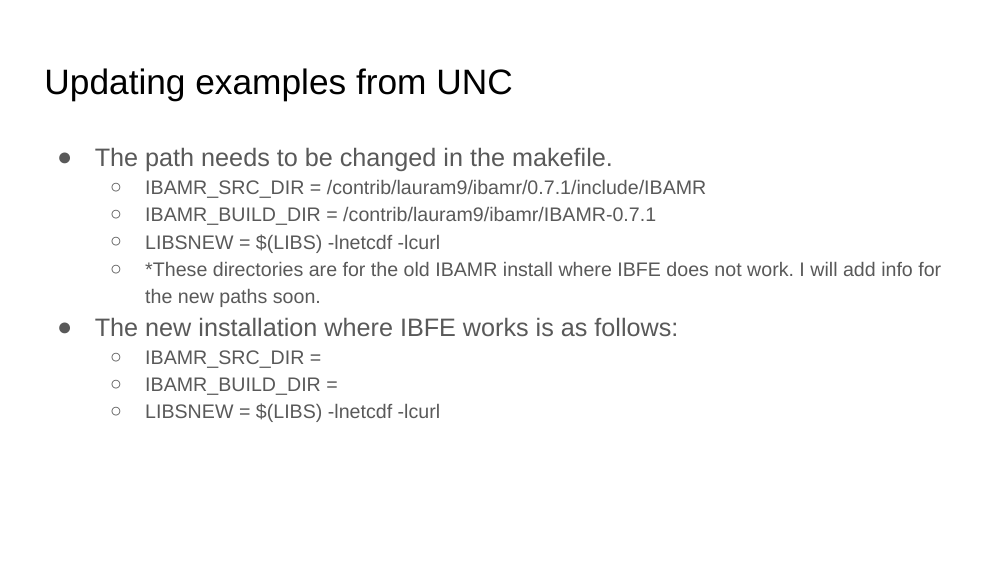
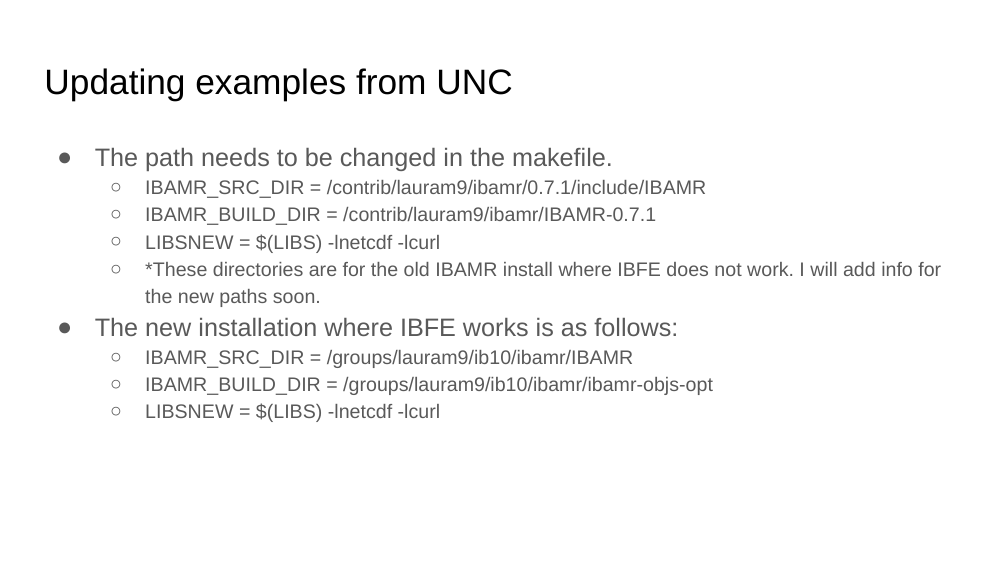
Before and after one commit to fairyflies9/IBAMR-Tutorials, a slide deck: slide 23 of UA Tutorials/UAClusterIb2dIBAMR.pptx. Drawn at 1008x567 pixels with LibreOffice and Linux fonts; fonts in the diff are those of the drawing. Boxes give left, top, right and bottom in pixels: in the first picture for what was removed or moved away, otherwise in the second. Text is boxed around its words. In the diff, an @@ line names an element or a change of style, - is before the commit and + after.

Commit message:
new path to IBAMR directory

```diff
--- a/UA Tutorials/UAClusterIb2dIBAMR.pptx
+++ b/UA Tutorials/UAClusterIb2dIBAMR.pptx
@@ text at bbox=[145, 350, 713, 395]: text changed @@
-  ○ IBAMR_SRC_DIR =
-  ○ IBAMR_BUILD_DIR =
+  ○ IBAMR_SRC_DIR = /groups/lauram9/ib10/ibamr/IBAMR
+  ○ IBAMR_BUILD_DIR = /groups/lauram9/ib10/ibamr/ibamr-objs-opt
```
